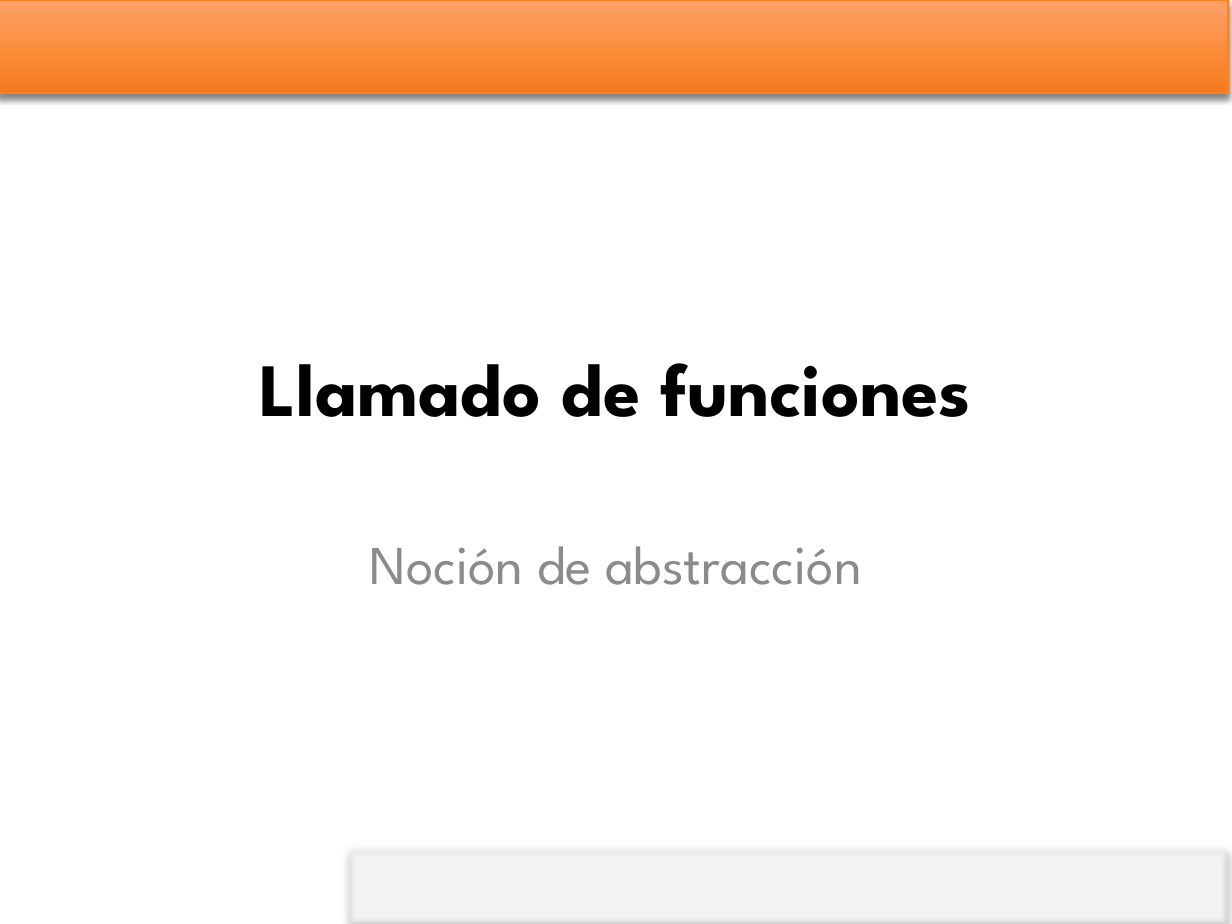
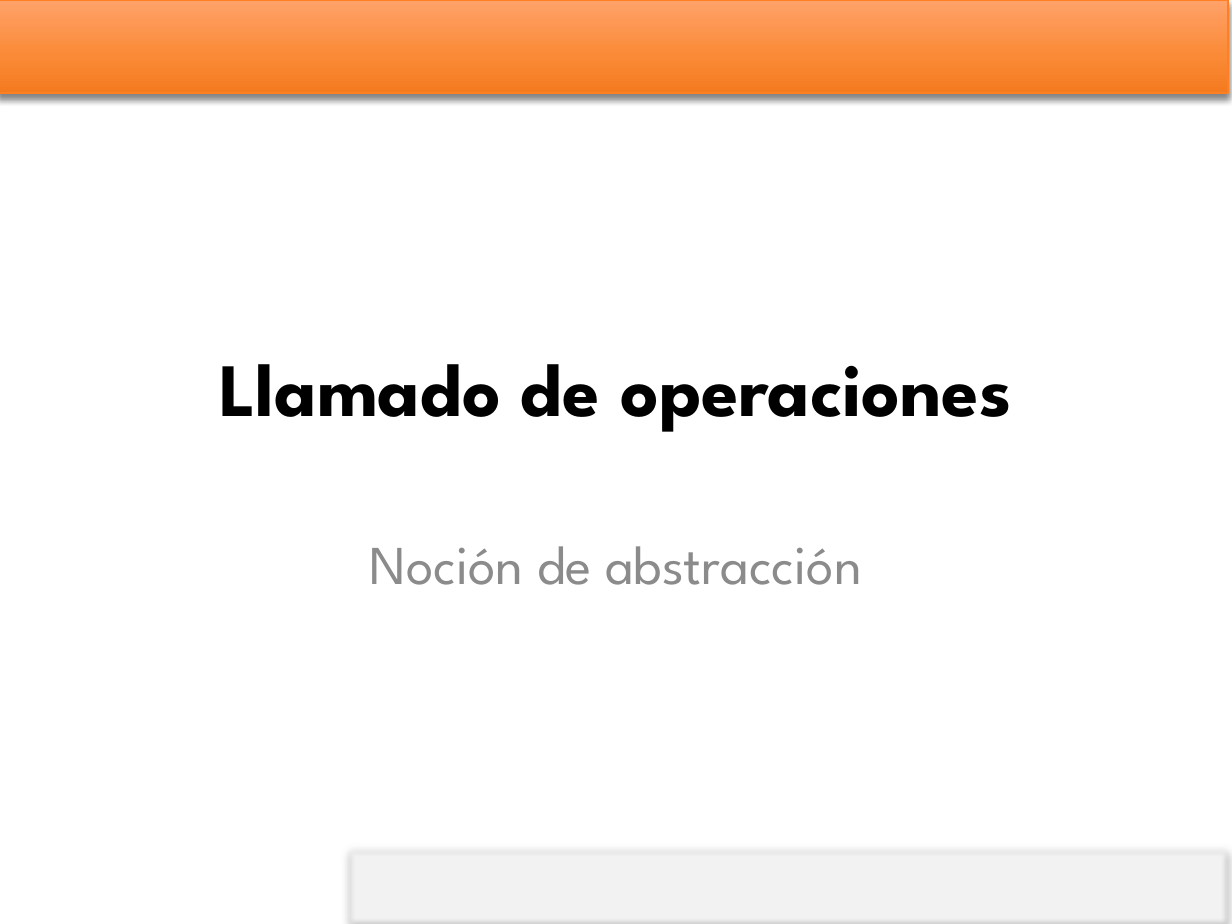
Before and after one commit to lufe089/lfrincon, a slide deck: slide 2 of material/IntroProg/Clases/5. Funciones - llamados.pptx. Drawn at 1232x924 pixels with LibreOffice and Linux fonts; fonts in the diff are those of the drawing; background and template pictures are left out. Boxes give left, top, right and bottom in pixels: in the first picture for what was removed or moved away, otherwise in the second. Text is boxed around its words. In the diff, an @@ line names an element or a change of style, - is before the commit and + after.

```diff
--- a/material/IntroProg/Clases/5. Funciones - llamados.pptx
+++ b/material/IntroProg/Clases/5. Funciones - llamados.pptx
@@ title at bbox=[219, 364, 1012, 432]: text changed @@
-Llamado de funciones
+Llamado de operaciones
```
Also in this commit, not shown: 19 other files.
